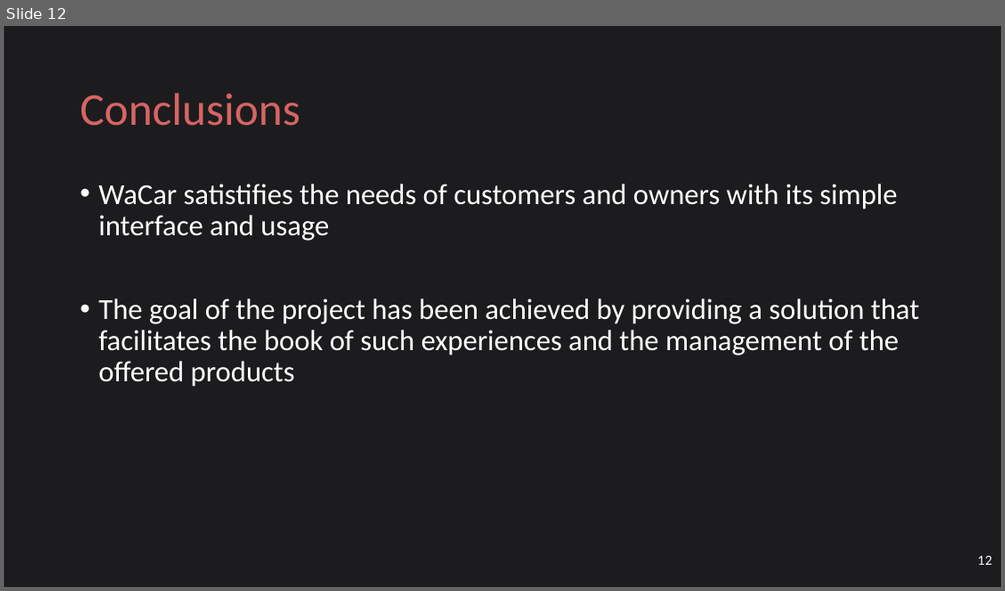
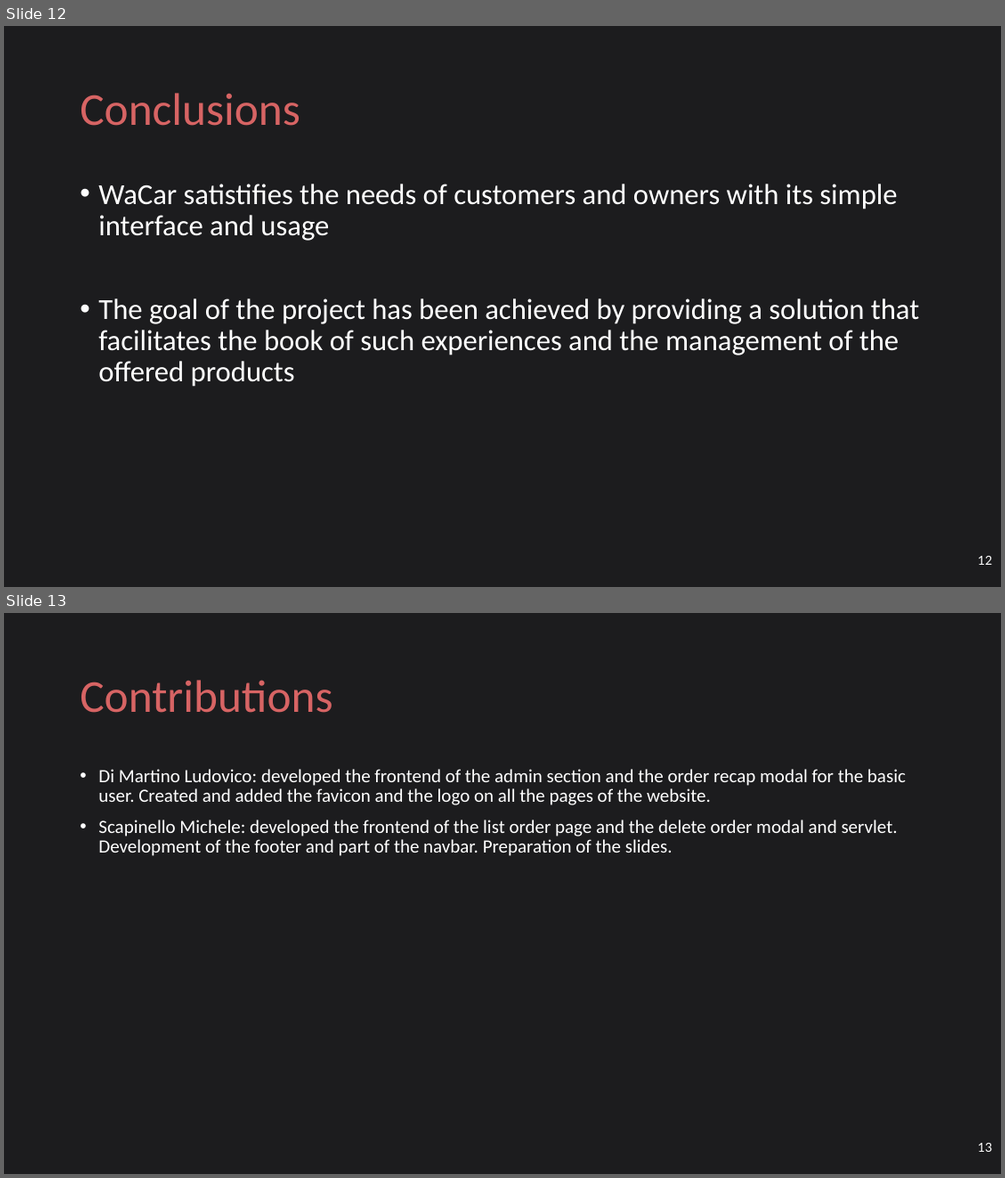
Before and after one commit to ludovicodimartino/webApplicationUniProject, a slide deck: WaCar.pptx. Shown one above the other, each under a label of ours: slide 12 before the commit, slides 12 and 13 after it. The pictures are 1005x591 and 1005x1178 pixels, drawn with LibreOffice and Linux fonts; fonts in the diff are those of the drawing. Boxes give left, top, right and bottom in pixels: in the first picture for what was removed or moved away, otherwise in the second. Text is boxed around its words. In the diff, an @@ line names an element or a change of style, - is before the commit and + after.

```diff
--- a/WaCar.pptx
+++ b/WaCar.pptx
@@ slide 13 added at bbox=[4, 613, 1001, 1174], background #1C1C1E @@
@@ title added at bbox=[80, 680, 332, 713], 44 pt, text #D76464 @@
+Contributions
@@ text added at bbox=[98, 769, 906, 856], 18 pt, text #FFFFFF @@
+• Di Martino Ludovico: developed the frontend of the admin section and the order recap modal for the basic user. Created and added the favicon and the logo on all the pages of the website.
+• Scapinello Michele: developed the frontend of the list order page and the delete order modal and servlet. Development of the footer and part of the navbar. Preparation of the slides.
@@ page number added at bbox=[978, 1143, 992, 1151], 12 pt, text #FFFFFF @@
+13
```
Also in this commit, not shown: 1 slide changed, 3 other files.
